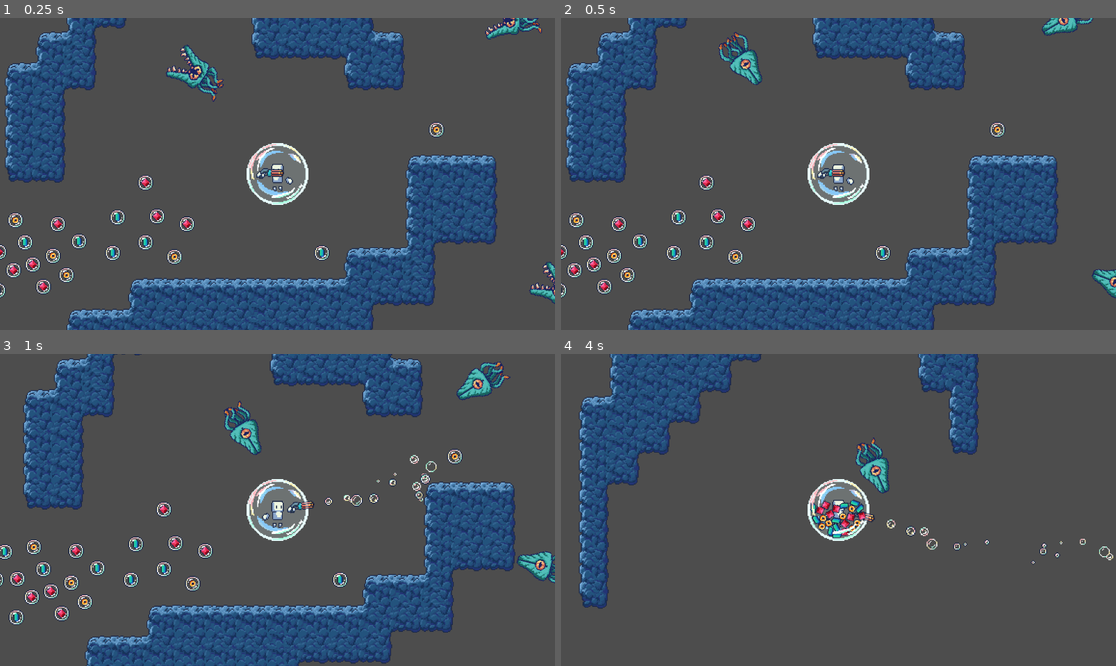
Above: before the commit, frames 1-4 (two rows, left to right).
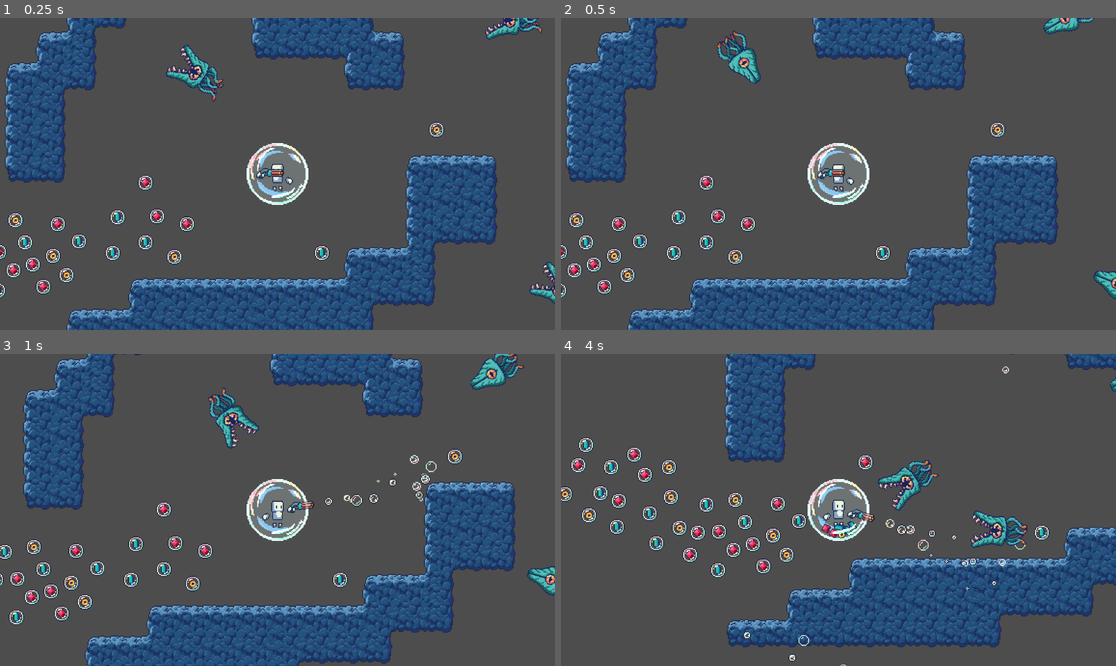
Above: after the commit, the same moments.

Repository: DigitalHelium/bubble
Game: Godot game, scene res://test scenes/game_scene_test_with_tilemap.tscn
The game is run twice, just before and just after one commit, with the same random seed, the same clock (stepped at 60 frames per second) and the same inputs.
Inputs (mouse positions are in pixels of both pictures, inside the frame that each line leads up to):
- Up to frame 1 (0.25 s): no input
- Up to frame 2 (0.5 s): no input
- Up to frame 3 (1 s): move the mouse to (399, 494) at 0.52 s; press the mouse at (399, 494) at 0.53 s
- Up to frame 4 (4 s): move the mouse to (727, 525) at 1.27 s; release the mouse at (727, 525) at 1.28 s; click (727, 525) at 1.35 s; move the mouse to (894, 441) at 2.02 s; press the mouse at (894, 441) at 2.03 s; move the mouse to (810, 572) at 2.77 s; release the mouse at (810, 572) at 2.78 s; click (810, 572) at 2.85 s; move the mouse to (1005, 556) at 3.52 s; press the mouse at (1005, 556) at 3.53 s

Frame 1 is identical in both runs. In frame 2, 0.9% of the frame differs, in the area x 28-100%, y 0-91%; in frame 3, 2.4%; in frame 4, 35%, in the area x 0-100%, y 0-100%.

Commit message:
добавил отталкивание врагов

Diff:
--- a/enemy_scene.tscn
+++ b/enemy_scene.tscn
@@ -5,8 +5,8 @@
 [ext_resource type="Texture2D" uid="uid://csd7sf7p736ss" path="res://texture/enemy/legs.png" id="2_veexk"]
 
 [sub_resource type="CapsuleShape2D" id="CapsuleShape2D_tk0od"]
-radius = 18.0
-height = 48.0
+radius = 16.0
+height = 42.0
 
 [sub_resource type="AtlasTexture" id="AtlasTexture_pgcnb"]
 atlas = ExtResource("2_veexk")
@@ -108,7 +108,7 @@
 script = ExtResource("1_nbol8")
 
 [node name="CollisionShape2D" type="CollisionShape2D" parent="."]
-position = Vector2(-6, 0)
+position = Vector2(-10, 0)
 rotation = 1.5708
 shape = SubResource("CapsuleShape2D_tk0od")
 
--- a/enemy_script.gd
+++ b/enemy_script.gd
@@ -10,8 +10,10 @@
 var SPEED_DECELERATION = 150
 var LOOK_ACCELERATION = 10
 var ACCELERATION = 0.01
+var DEFAULT_PUSHING_VECTOR = Vector2(1, 1)
 
 var speed = DEFAULT_SPEED
+var pushing_vector = DEFAULT_PUSHING_VECTOR
 var current_direction = Vector2(0, 0)
 var current_target_position
 
@@ -57,13 +59,14 @@
 		return
 	nav.target_position = target.position
 
-func take_damage(damage_amount: int, shot_rejection: int) -> void:
+func take_damage(damage_amount: int, shot_rejection: float, rejection_duration: float) -> void:
 	if is_dead:
 		return
 
 	current_health -= damage_amount
-	timer_deceleration.start(1)
-	speed = SPEED_DECELERATION
+	timer_deceleration.start(rejection_duration)
+	#speed = SPEED_DECELERATION
+	pushing_vector = Vector2(shot_rejection, shot_rejection)
 	print("Дамаг: ", damage_amount, " HP: ", current_health)
 	if current_health <= 0:
 		die()
@@ -80,11 +83,13 @@
 
 func _on_timer_speed_timeout() -> void:
 	speed = DEFAULT_SPEED
+	pushing_vector = DEFAULT_PUSHING_VECTOR
 	timer_deceleration.stop()
 
 func move(direction: Vector2) -> void:
-	velocity.x = direction.x * speed
-	velocity.y = direction.y * speed
+	var normalized_push = pushing_vector.normalized()
+	velocity.x = normalized_push.x * direction.x * speed
+	velocity.y = normalized_push.y * direction.y * speed
 	look_at(calculate_target_position())
 	move_and_slide()
 
@@ -93,7 +98,7 @@
 
 func move_on_target() -> void:
 	move(calculate_direction())
-	if nav.get_current_navigation_path().size() < 13 :
+	if nav.get_current_navigation_path().size() < 7:
 		animation_attack.play('attack')
 	else :
 		animation_attack.stop()
--- a/guns/base/gun.gd
+++ b/guns/base/gun.gd
@@ -7,7 +7,8 @@
 
 @export var acceleration : float = 30.0
 @export var particle_damage : int = 25
-@export var shot_rejection: int = 10
+@export var shot_rejection: float = 1.0
+@export var rejection_duration: float = 1.0  #seconds
 @export var reload_time: float = 0.2
 @export var spread_amount: float = 1
 
@@ -74,7 +75,7 @@
 
 func _on_damage_area_body_entered(body: Node2D) -> void:
 	if body is Enemy and is_firing:
-		body.take_damage(particle_damage, shot_rejection)
+		body.take_damage(particle_damage, shot_rejection, rejection_duration)
 		print("Урон: ", particle_damage)
 
 func _physics_process(delta) -> void:
--- a/guns/gatling/gatling.gd
+++ b/guns/gatling/gatling.gd
@@ -4,6 +4,8 @@
 	super._ready()
 	particle_damage = 30
 	acceleration = 30
+	shot_rejection = -0.9
+	rejection_duration = 0.1
 
 	start_damage_duration = 0.1
 	reload_time = 0.1
--- a/guns/pistol/pistol.gd
+++ b/guns/pistol/pistol.gd
@@ -4,6 +4,8 @@
 	super._ready()
 	particle_damage = 15
 	acceleration = 90
+	shot_rejection = -1.3
+	rejection_duration = 0.7
 
 	start_damage_duration = 0.1
 	reload_time = 0.1
--- a/guns/shotgun/shotgun.gd
+++ b/guns/shotgun/shotgun.gd
@@ -3,6 +3,8 @@
 func _ready():
 	super._ready()
 	particle_damage = 150
+	shot_rejection = -0.9
+	rejection_duration = 0.7
 	reload_time = 0.09
 	acceleration = 180.0
 	start_damage_duration = 0.09
